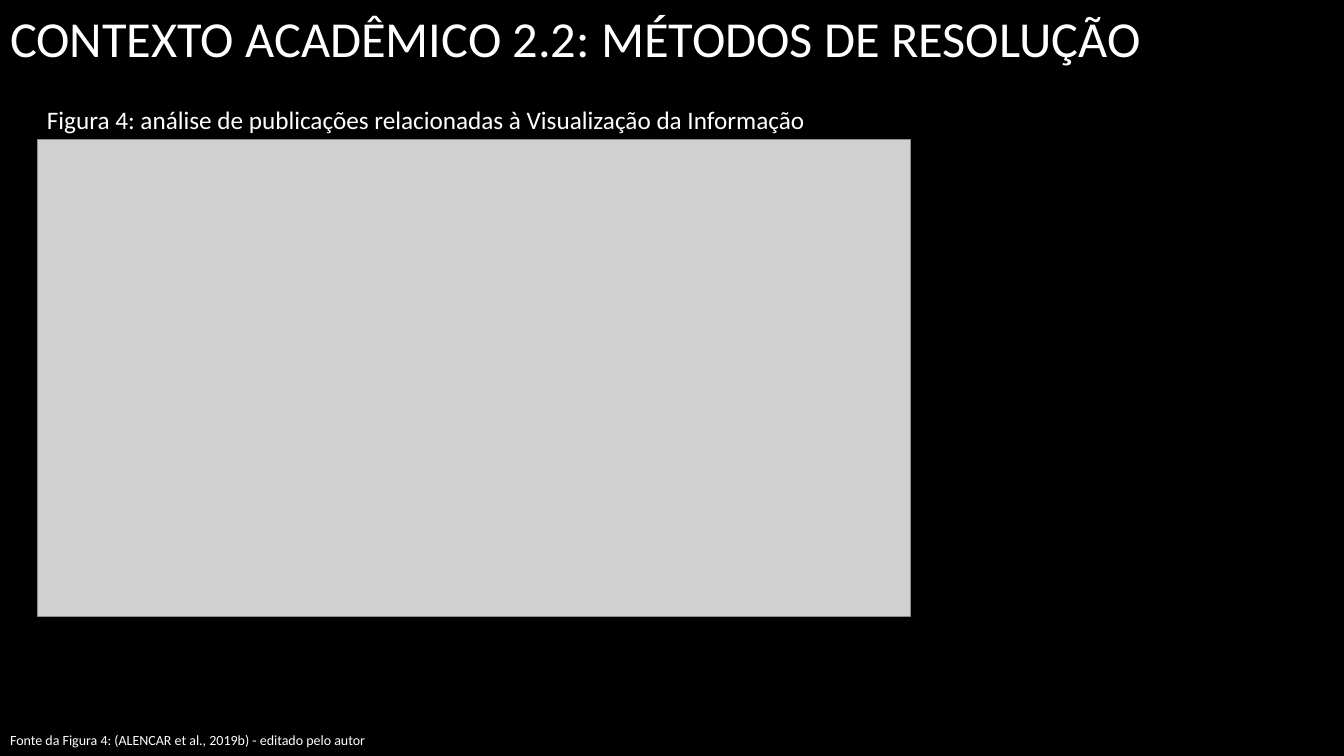
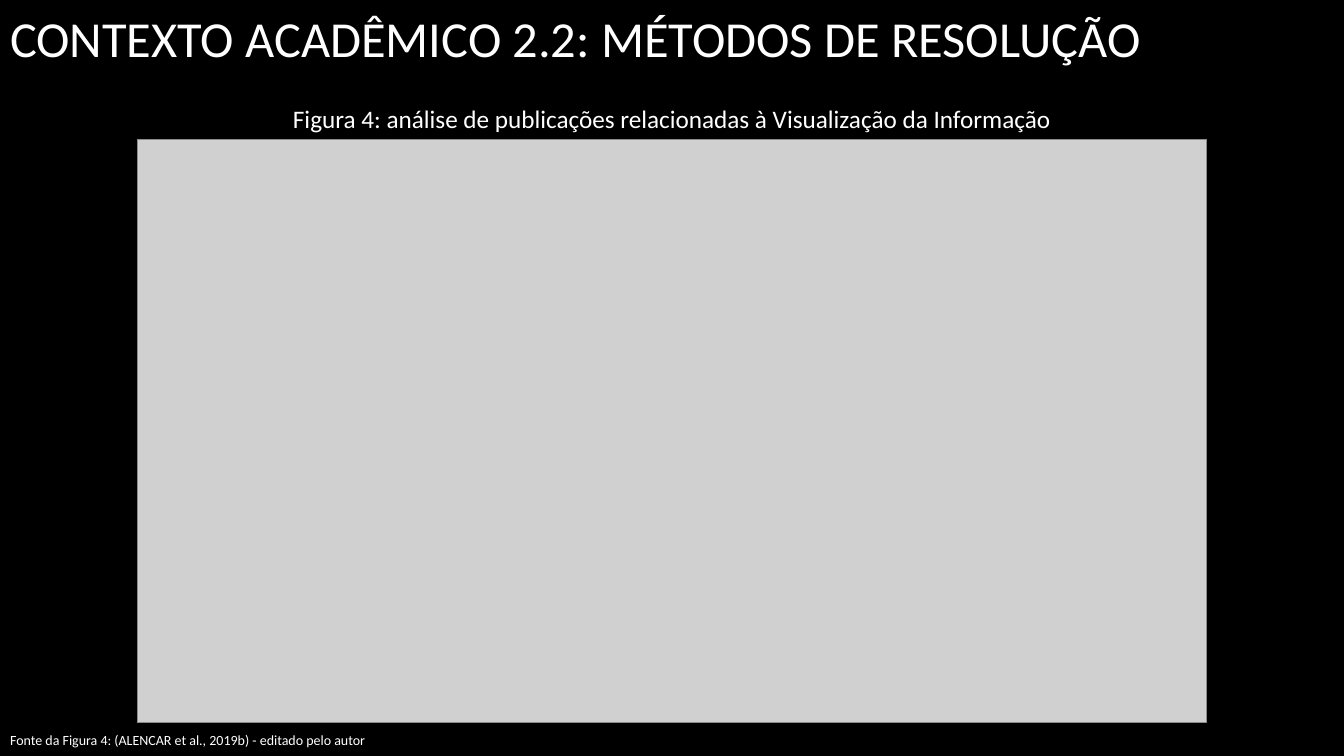
Before and after one commit to UENF-Organizacao-de-Disciplinas/INF01131-Monografia, a slide deck: slide 10 of Files/Apresentações/Apresentação Final.pptx (slide 14 before the commit). Drawn at 1344x756 pixels with LibreOffice and Linux fonts; fonts in the diff are those of the drawing; grey boxes stand for pictures; background and template pictures are left out. Boxes give left, top, right and bottom in pixels: in the first picture for what was removed or moved away, otherwise in the second. Text is boxed around its words. In the diff, an @@ line names an element or a change of style, - is before the commit and + after.

```diff
--- a/Files/Apresentações/Apresentação Final.pptx
+++ b/Files/Apresentações/Apresentação Final.pptx
@@ text "Figura 4: análise de publicações ...": place and size @@
-text "Figura 4: análise de publicações ..." at box(47, 111, 804, 134)
+text "Figura 4: análise de publicações ..." at box(293, 110, 1051, 133)
@@ text "Figura 4: análise de publicações ..." at box(293, 110, 1051, 133): alignment left to centre @@
@@ picture: place and size @@
-picture at box(37, 140, 910, 616)
+picture at box(137, 139, 1207, 723)
```
Also in this commit, not shown: 8 other slides changed, 6 slides added, 4 slides removed.
